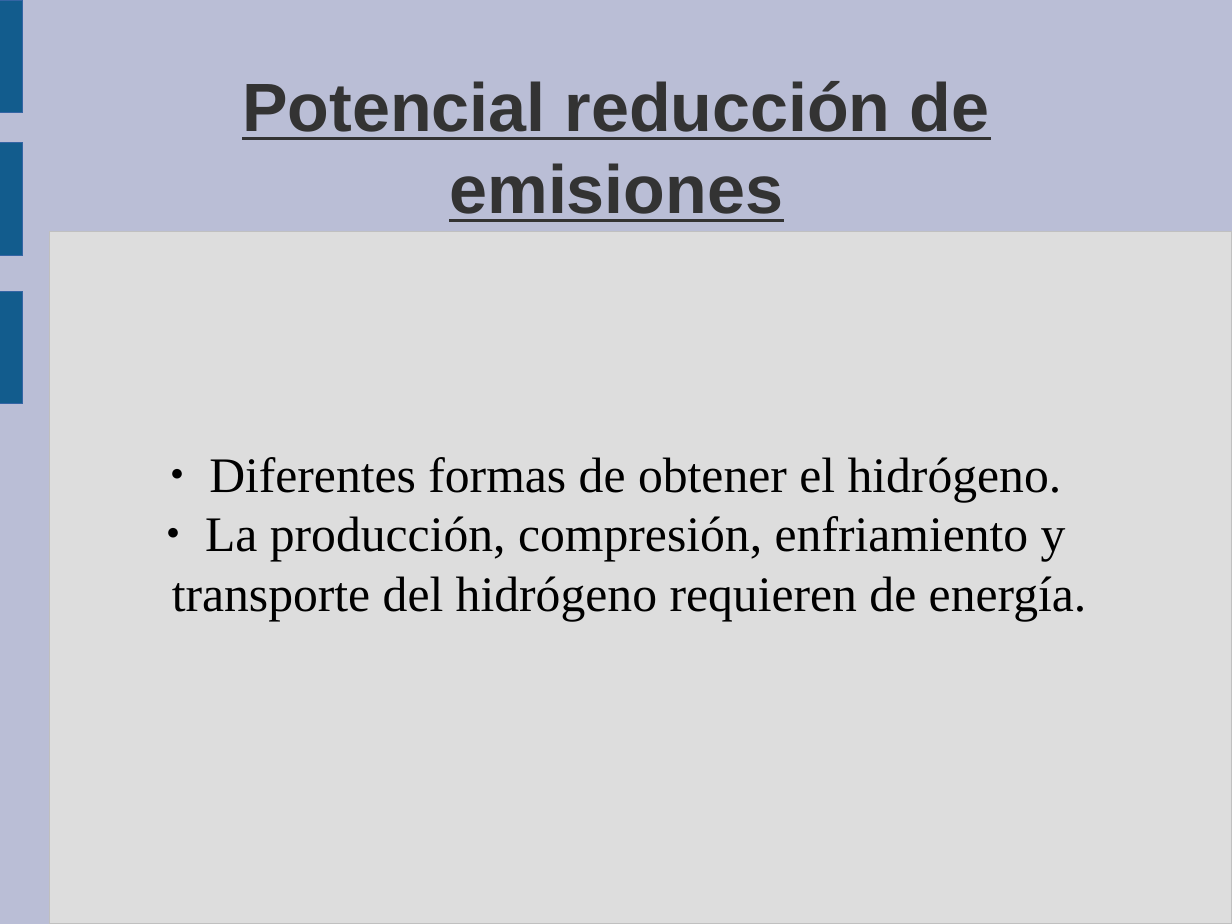
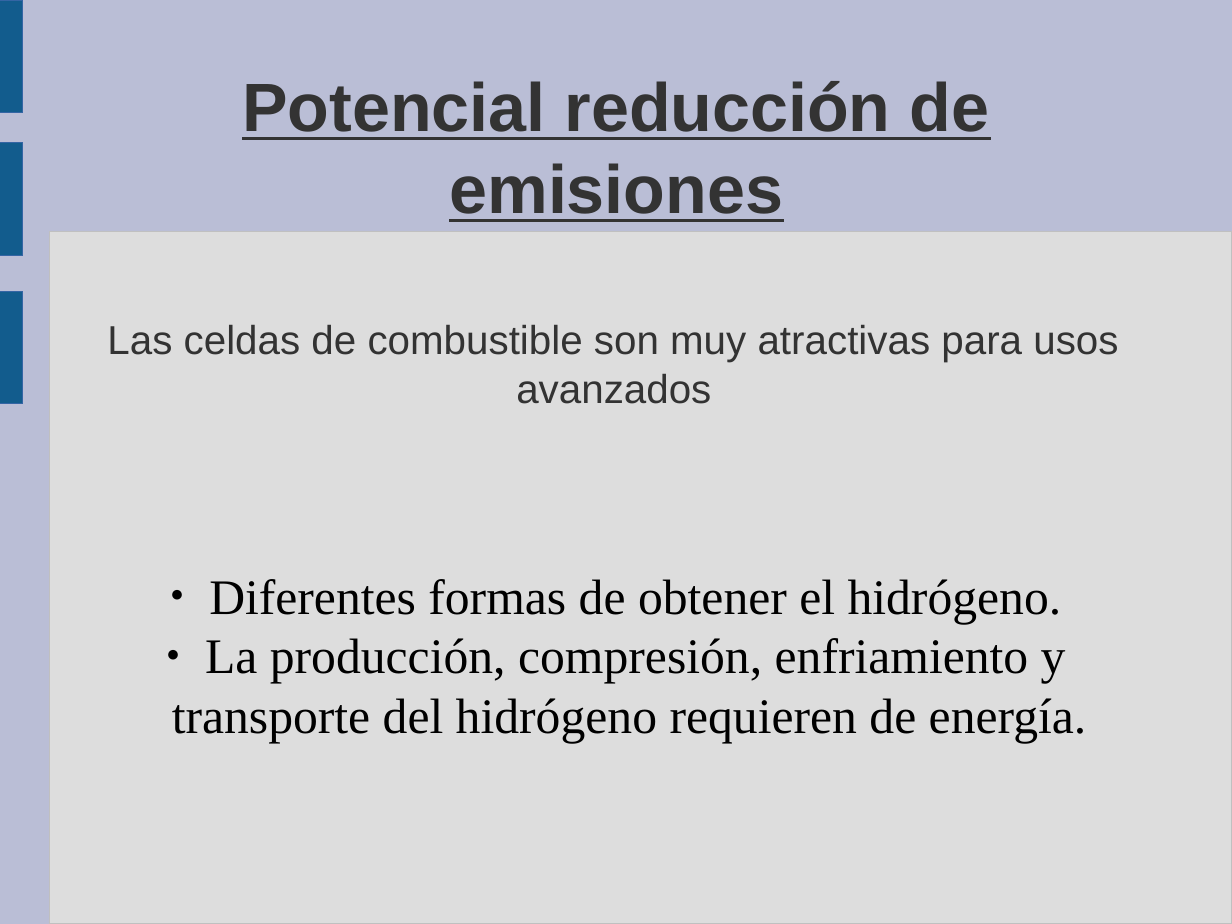
Before and after one commit to guanucoluis/proyecto5r1, a slide deck: slide 13 of Catedras/Tecnologia/MARCO.odp (slide 16 before the commit). Drawn at 1232x924 pixels with LibreOffice and Linux fonts; fonts in the diff are those of the drawing. Boxes give left, top, right and bottom in pixels: in the first picture for what was removed or moved away, otherwise in the second. Text is boxed around its words. In the diff, an @@ line names an element or a change of style, - is before the commit and + after.

```diff
--- a/Catedras/Tecnologia/MARCO.odp
+++ b/Catedras/Tecnologia/MARCO.odp
@@ title added at bbox=[107, 325, 1118, 404], 26 pt, text #333333 @@
+Las celdas de combustible son muy atractivas para usos avanzados
@@ subtitle "Diferentes formas de obtener el ...": place and size @@
-subtitle "Diferentes formas de obtener el ..." at bbox=[172, 457, 1087, 621]
+subtitle "Diferentes formas de obtener el ..." at bbox=[172, 579, 1087, 743]
```
Also in this commit, not shown: 11 other slides changed, 5 slides added, 4 slides removed, 4 other files.
